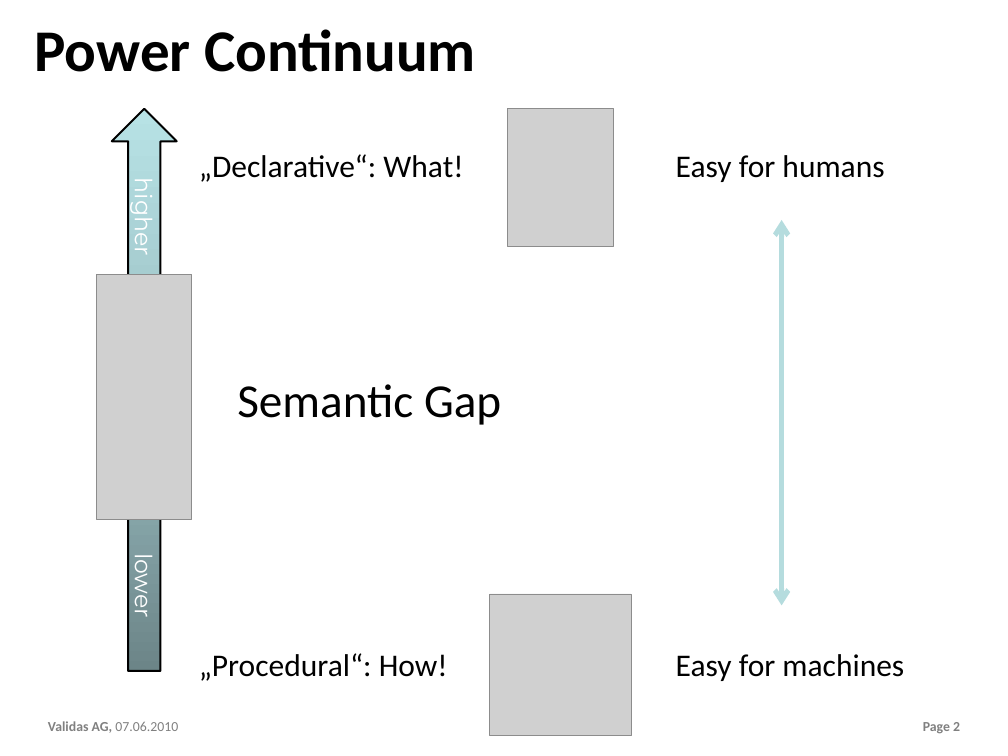
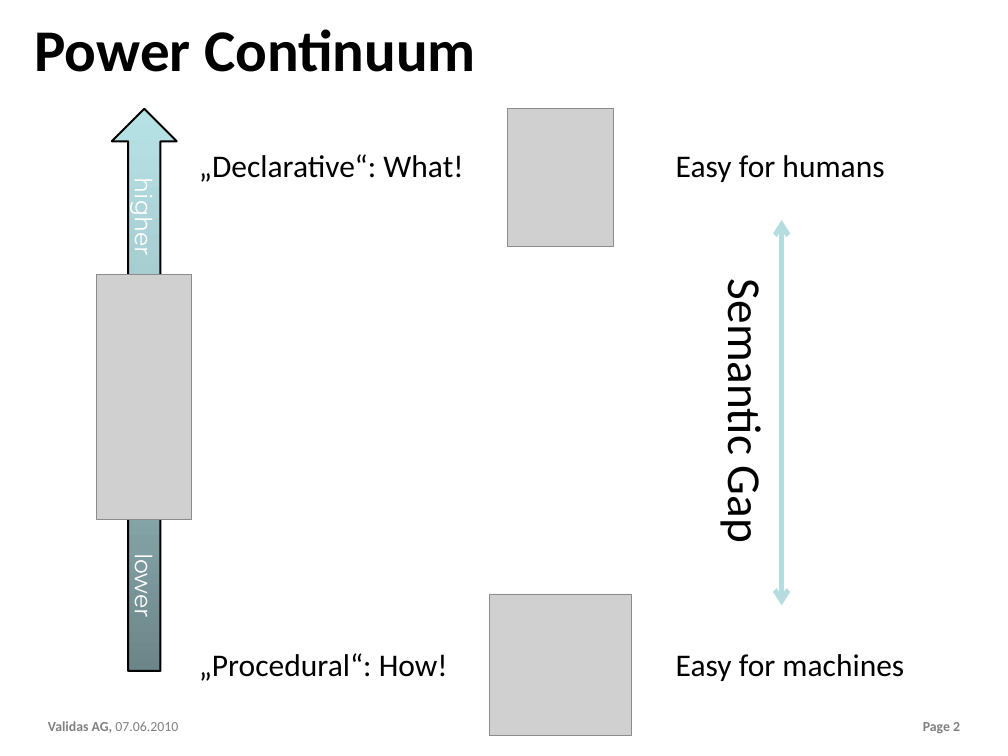
Before and after one commit to theoremprover/chess, a slide deck: slide 2 of ppt/Chess200.pptx. Drawn at 1008x756 pixels with LibreOffice and Linux fonts; fonts in the diff are those of the drawing; grey boxes stand for pictures; background and template pictures are left out. Boxes give left, top, right and bottom in pixels: in the first picture for what was removed or moved away, otherwise in the second. Text is boxed around its words. In the diff, an @@ line names an element or a change of style, - is before the commit and + after.

```diff
--- a/ppt/Chess200.pptx
+++ b/ppt/Chess200.pptx
@@ text "Semantic Gap": place and size @@
-text "Semantic Gap" at bbox=[237, 384, 501, 425]
+text "Semantic Gap" at bbox=[715, 296, 773, 541]
@@ text "Semantic Gap" at bbox=[715, 296, 773, 541]: rotation 0 to 90 degrees @@
```
Also in this commit, not shown: 5 other slides changed.
